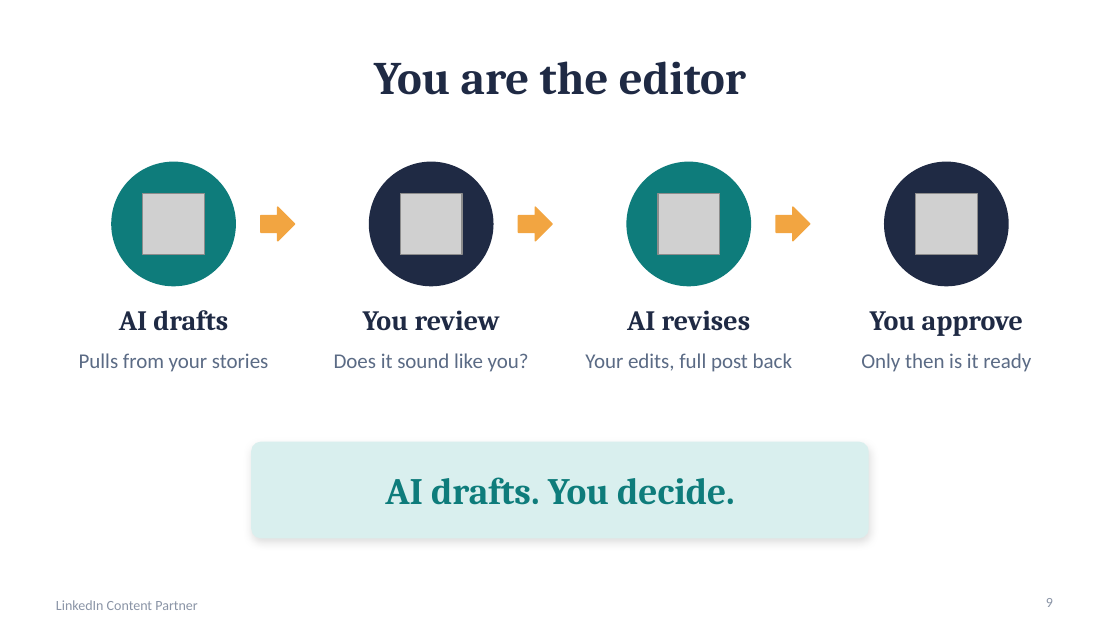
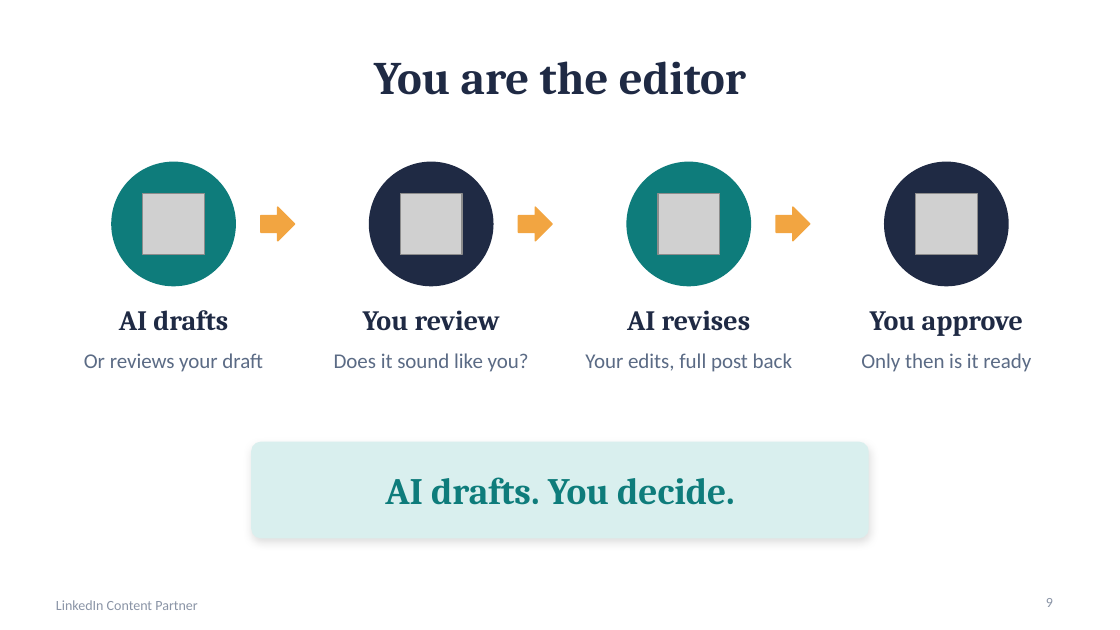
Before and after one commit to crystaljonespmp/LinkedIn-Content-Partner, a slide deck: slide 9 of PowerPoint/LinkedIn-Content-Partner-Slides.pptx. Drawn at 1120x630 pixels with LibreOffice and Linux fonts; fonts in the diff are those of the drawing; grey boxes stand for pictures. Boxes give left, top, right and bottom in pixels: in the first picture for what was removed or moved away, otherwise in the second. Text is boxed around its words. In the diff, an @@ line names an element or a change of style, - is before the commit and + after.

```diff
--- a/PowerPoint/LinkedIn-Content-Partner-Slides.pptx
+++ b/PowerPoint/LinkedIn-Content-Partner-Slides.pptx
@@ text at <box>84,353,263,372</box>: text changed @@
-Pulls from your stories
+Or reviews your draft
```
Also in this commit, not shown: 2 other files.
